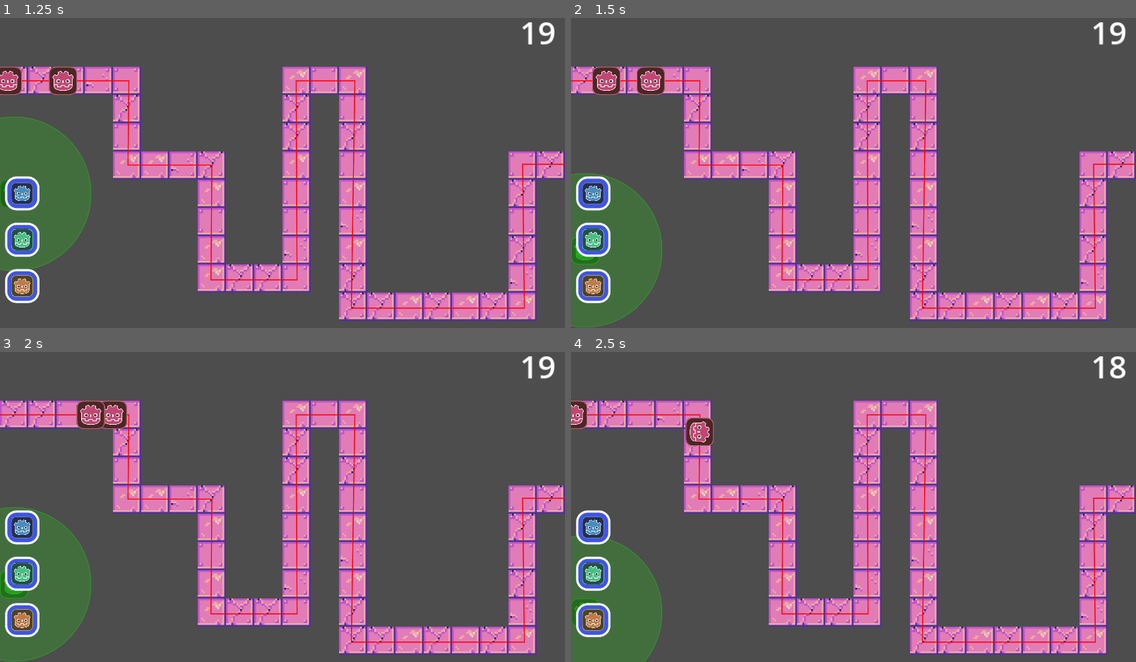
Above: before the commit, frames 1-4 (two rows, left to right).
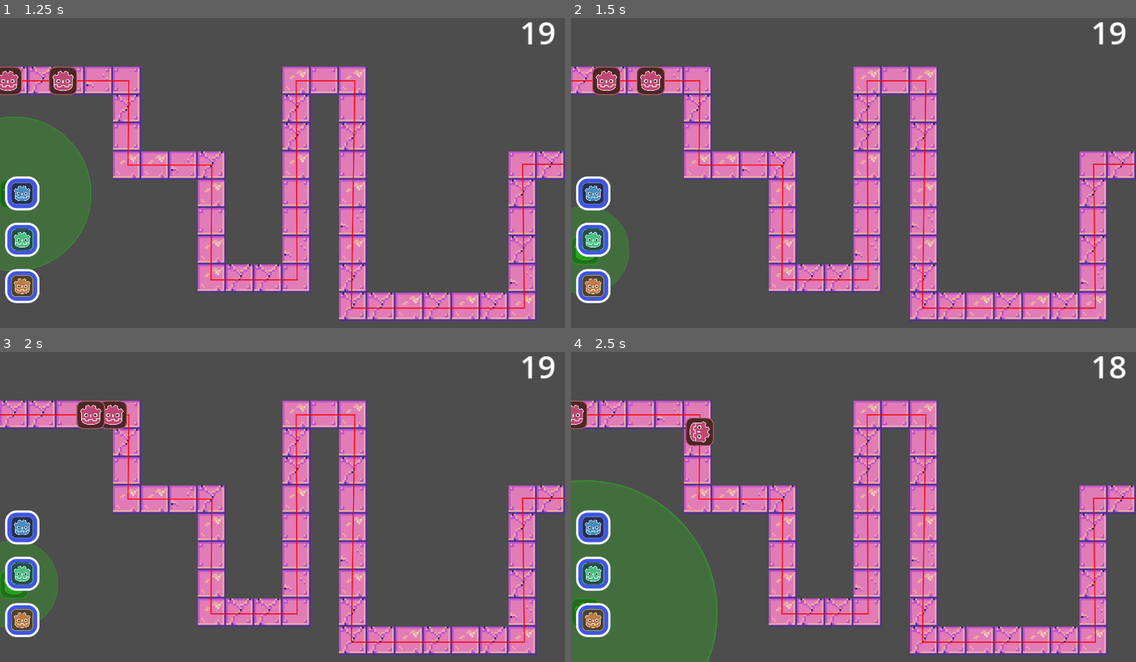
Above: after the commit, the same moments.

Repository: Galitie/20-sec-game-jam
Game: Godot game, scene res://Prototype/main.tscn
Same seed, same stepped clock (60 frames per second), same inputs: the game is played once before the commit and once after it.
Inputs (mouse positions are in pixels of both pictures, inside the frame that each line leads up to):
- Up to frame 1 (1.25 s): click (22, 194) at 0.5 s
- Up to frame 2 (1.5 s): click (593, 241) at 1.25 s
- Up to frame 3 (2 s): no input
- Up to frame 4 (2.5 s): click (593, 618) at 2 s

Frame 1 is identical in both runs. In frame 2, 3.4% of the frame differs, in the area x 0-17%, y 50-100%; in frame 3, 3.4%; in frame 4, 6.8%, in the area x 0-26%, y 41-100%.

Commit message:
added variables to Globals.gd

Diff:
--- /dev/null
+++ b/Globals.gd
@@ -0,0 +1,27 @@
+extends Node
+
+var sec_between_enemies = 1
+# enemies and towers are objects, add an object to the arrays below to add more
+# enemies have a default health of 3 and a default speed of 150
+# they will spawn in order from the start of the array to the end
+var enemy_data = [
+	{"hp": 3, "speed": 150},
+	{"hp": 3, "speed": 250},
+	{"hp": 3, "speed": 100},
+]
+
+# only 3 towers available for prototype, don't add more but feel free to change the values
+var tower_data = {
+	"TowerType1" : {
+		"damage": 1,
+		"firerate": 300,
+		"range": 350},
+	"TowerType2" : {
+		"damage": 1,
+		"firerate": 300,
+		"range": 200},
+	"TowerType3" : {
+		"damage": 1,
+		"firerate": 300,
+		"range": 600},
+}
--- a/Prototype/UI.gd
+++ b/Prototype/UI.gd
@@ -1,14 +1,13 @@
 extends CanvasLayer
 
-var tower_range = 350
 
-func set_tower_preview(tower_type, mouse_position):
+func set_tower_preview(tower_type, mouse_position, tower_range):
 	var drag_tower = load("res://Scenes/Towers/" + tower_type + ".tscn").instantiate()
 	drag_tower.set_name("DragTower")
 	drag_tower.modulate = Color("#14FF0084")
 
 	var range_texture = Sprite2D.new()
-	var scaling = tower_range / 600.0
+	var scaling = Globals.tower_data[tower_type]["range"] / 600.0
 	range_texture.scale = Vector2(scaling, scaling)
 	var texture = load("res://Assets/UI/range_overlay.png")
 	range_texture.texture = texture
--- a/Prototype/main.gd
+++ b/Prototype/main.gd
@@ -1,29 +1,4 @@
 extends Node2D
-
-### ------------------ ###
-###     EDIT ME!
-### vvvvvvvvvvvvvvvvvv ###
-
-var sec_between_enemies = 1
-# enemies and towers are objects, add an object to the arrays below to add more
-# enemies have a default health of 3 and a default speed of 150
-# they will spawn in order from the start of the array to the end
-var enemies = [
-	{"hp": 3, "speed": 150},
-	{"hp": 3, "speed": 250},
-	{"hp": 3, "speed": 100},
-]
-
-# only 3 towers available for prototype, don't add more but feel free to change the values
-var towers = [
-	{"atkdamage": 1, "atkspeed": 300},
-	{"atkdamage": 2, "atkspeed": 250},
-	{"atkdamage": 3, "atkspeed": 100},
-]
-
-### ^^^^^^^^^^^^^^^^^^ ###
-###      EDIT ME!
-### ------------------ ###
 
 var build_mode = false
 var build_location
@@ -56,7 +31,7 @@
 		cancel_build_mode()
 	build_type = tower_type
 	build_mode = true
-	get_node("CanvasLayer").set_tower_preview(build_type, get_global_mouse_position())
+	get_node("CanvasLayer").set_tower_preview(build_type, get_global_mouse_position(), Globals.tower_data[tower_type]["range"])
 
 
 func update_tower_preview():
@@ -89,9 +64,9 @@
 
 
 func start_enemy_wave():
-	for i in enemies.size():
+	for i in Globals.enemy_data.size():
 		var new_enemy = load('res://Scenes/Enemies/EnemyType1.tscn').instantiate()
-		new_enemy.set("enemy_health", enemies[i]["hp"])
-		new_enemy.set("enemy_speed", enemies[i]["speed"])
+		new_enemy.set("enemy_health", Globals.enemy_data[i]["hp"])
+		new_enemy.set("enemy_speed", Globals.enemy_data[i]["speed"])
 		get_node('EnemyPath').add_child(new_enemy, true)
-		await get_tree().create_timer(sec_between_enemies).timeout
+		await get_tree().create_timer(Globals.sec_between_enemies).timeout
--- a/project.godot
+++ b/project.godot
@@ -14,6 +14,10 @@
 run/main_scene="res://Prototype/Main.tscn"
 config/features=PackedStringArray("4.1", "Forward Plus")
 config/icon="res://icon.svg"
+
+[autoload]
+
+Globals="*res://Globals.gd"
 
 [display]
 
